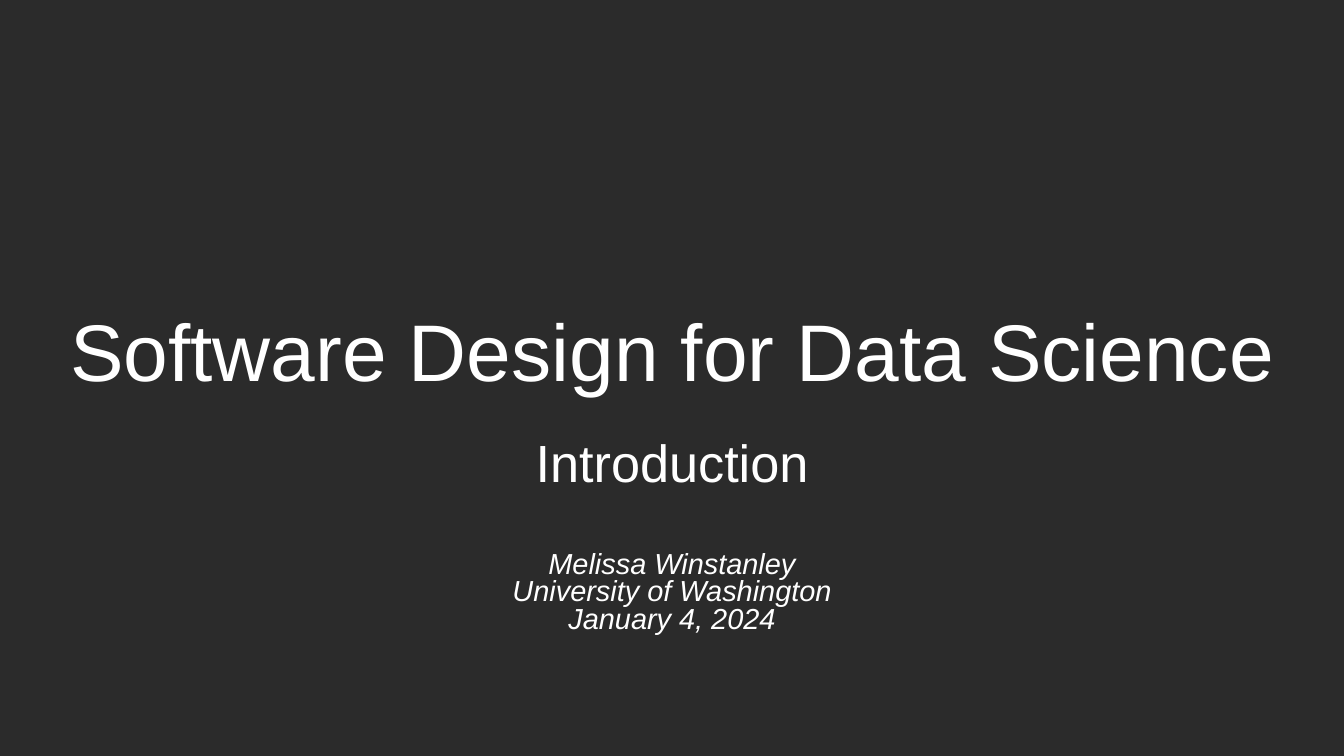
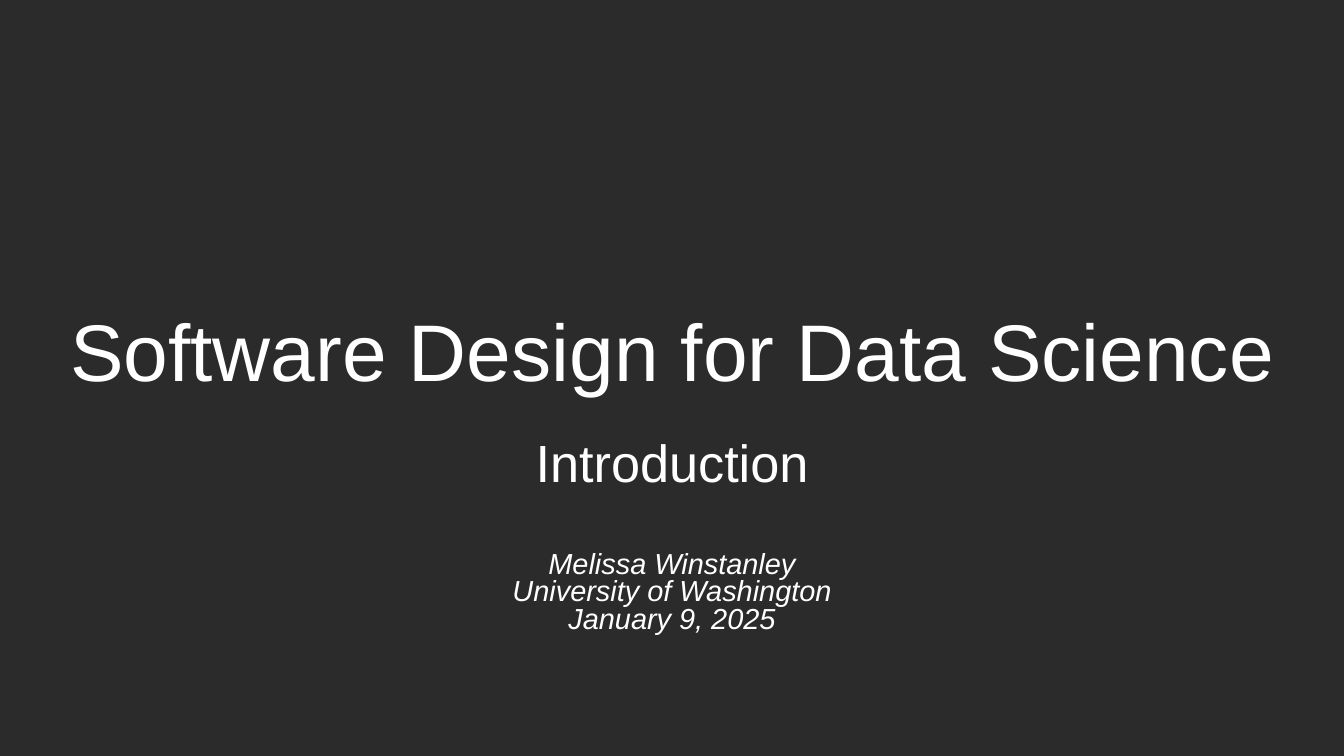
Before and after one commit to UWDATA515/lecture-materials, a slide deck: slide 1 of 01/DATA515_01_Introduction.pptx. Drawn at 1344x756 pixels with LibreOffice and Linux fonts; fonts in the diff are those of the drawing; background and template pictures are left out; a plain dark background stands for a picture behind light text. Boxes give left, top, right and bottom in pixels: in the first picture for what was removed or moved away, otherwise in the second. Text is boxed around its words. In the diff, an @@ line names an element or a change of style, - is before the commit and + after.

```diff
--- a/01/DATA515_01_Introduction.pptx
+++ b/01/DATA515_01_Introduction.pptx
@@ subtitle at [568, 609, 775, 635]: text changed @@
-January 4, 2024
+January 9, 2025
```
Also in this commit, not shown: 4 other slides changed, 1 slide added, 6 slides removed, 2 other files.
